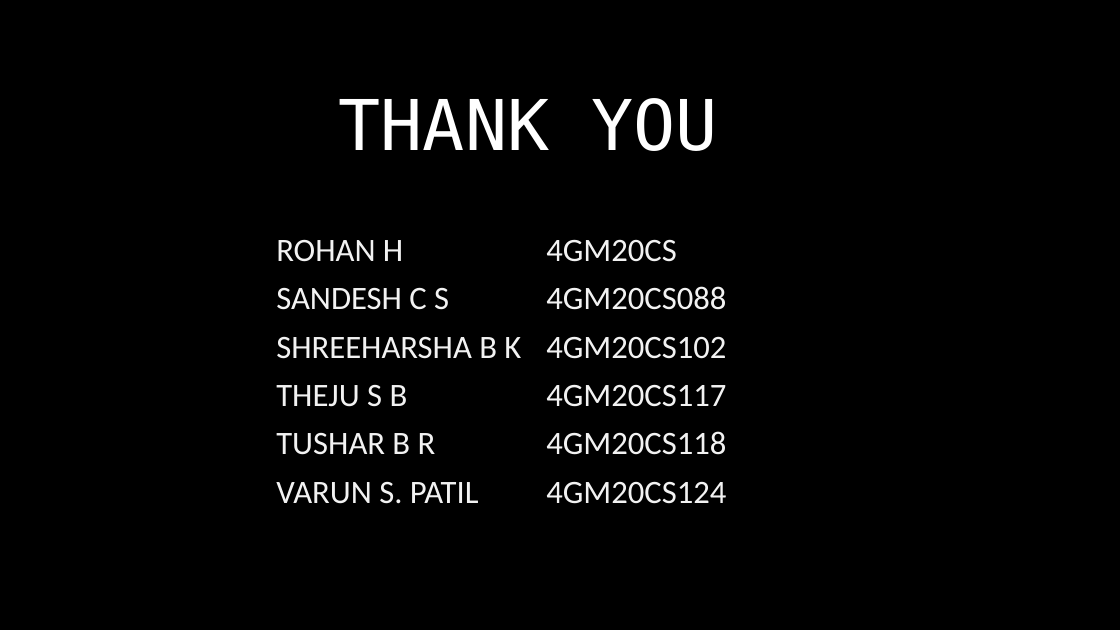
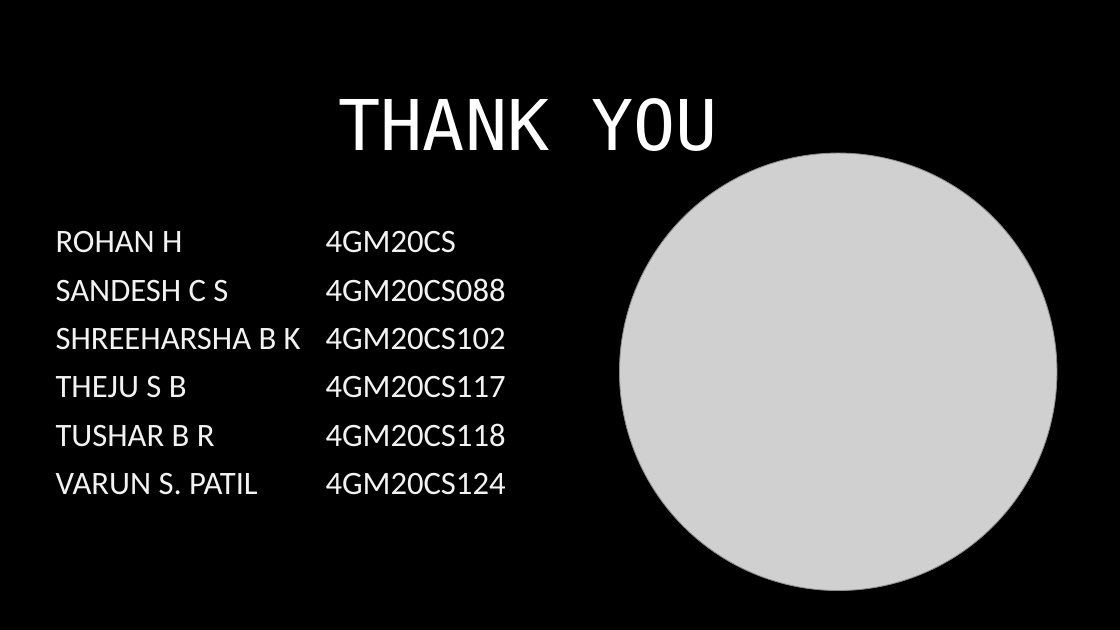
Before and after one commit to VARUN-688/ssc_seminar, a slide deck: slide 10 of DATA CLEANING USING PANDAS.pptx. Drawn at 1120x630 pixels with LibreOffice and Linux fonts; fonts in the diff are those of the drawing; grey boxes stand for pictures; background and template pictures are left out. Boxes give left, top, right and bottom in pixels: in the first picture for what was removed or moved away, otherwise in the second. Text is boxed around its words. In the diff, an @@ line names an element or a change of style, - is before the commit and + after.

```diff
--- a/DATA CLEANING USING PANDAS.pptx
+++ b/DATA CLEANING USING PANDAS.pptx
@@ picture added at <box>619,153,1057,591</box> @@
@@ table: place and size @@
-table at <box>268,226,789,512</box>
+table at <box>47,218,568,503</box>
```
Also in this commit, not shown: 3 other slides changed.
